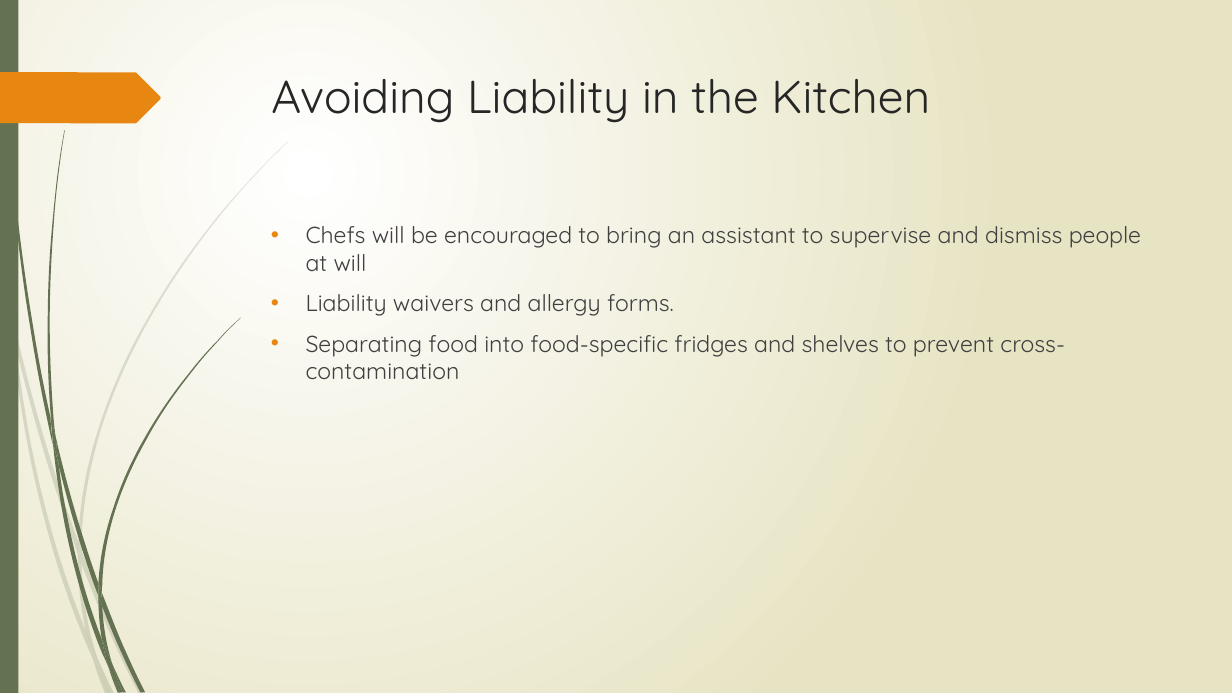
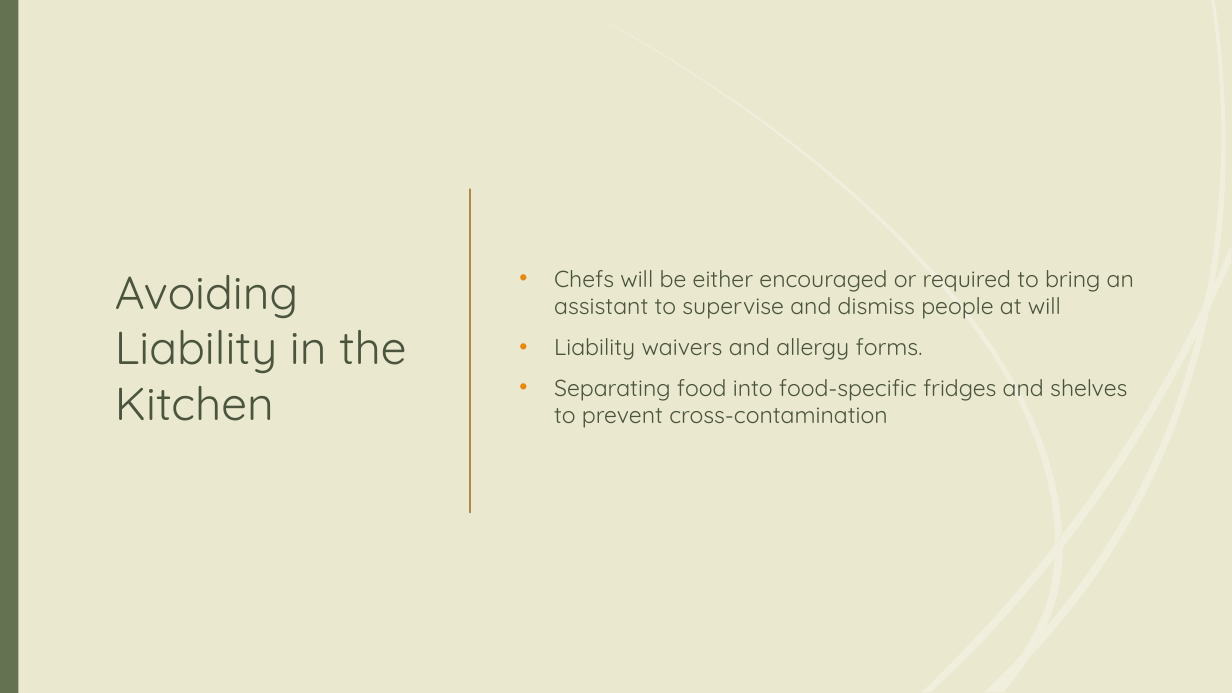
Before and after one commit to tieje/dogen, a slide deck: slide 16 of Presentation/SocialHub_FrancisT_06_23_2020.pptx. Drawn at 1232x693 pixels with LibreOffice and Linux fonts; fonts in the diff are those of the drawing. Boxes give left, top, right and bottom in pixels: in the first picture for what was removed or moved away, otherwise in the second. Text is boxed around its words. In the diff, an @@ line names an element or a change of style, - is before the commit and + after.

```diff
--- a/Presentation/SocialHub_FrancisT_06_23_2020.pptx
+++ b/Presentation/SocialHub_FrancisT_06_23_2020.pptx
@@ background gradient #FFFFFF to #E8E6C4 to #EAE8CF @@
@@ rectangle removed at [0, 0, 18, 693] @@
@@ rectangle added at [0, 0, 1232, 693], fill #EAE8CF @@
@@ rectangle added at [0, 0, 18, 693], fill #647252 @@
@@ title "Avoiding Liability in the Kitchen": place and size @@
-title "Avoiding Liability in the Kitchen" at [271, 79, 930, 123]
+title "Avoiding Liability in the Kitchen" at [115, 275, 407, 421]
@@ title "Avoiding Liability in the Kitchen" at [115, 275, 407, 421]: text colour #262626 to #4B563E; vertical alignment top to middle @@
@@ text "Chefs will be either encouraged ...": place and size @@
-text "Chefs will be either encouraged ..." at [306, 226, 1141, 379]
+text "Chefs will be either encouraged ..." at [554, 270, 1134, 428]
@@ text "Chefs will be either encouraged ..." at [554, 270, 1134, 428]: vertical alignment top to middle @@
@@ line added from (470, 189) to (470, 513), #B38648 1.25 pt @@
@@ text at [554, 270, 1134, 319]: text changed; text colour #404040 to #4B563E @@
-• Chefs will be encouraged to bring an assistant to supervise and dismiss people at will
+• Chefs will be either encouraged or required to bring an assistant to supervise and dismiss people at will
@@ text at [554, 338, 1127, 428]: text colour #404040 to #4B563E in "Liability waivers and allergy forms.", "Separating food into food-specific fridges and shelves ..." @@
@@ group removed at [10, 141, 288, 660]: 5 freeform shapes @@
@@ group removed at [47, 130, 240, 667]: 7 freeform shapes @@
@@ group added at [607, 0, 1232, 692]: 12 freeform shapes @@
```
Also in this commit, not shown: 9 other slides changed, 2 slides added, 2 other files.
